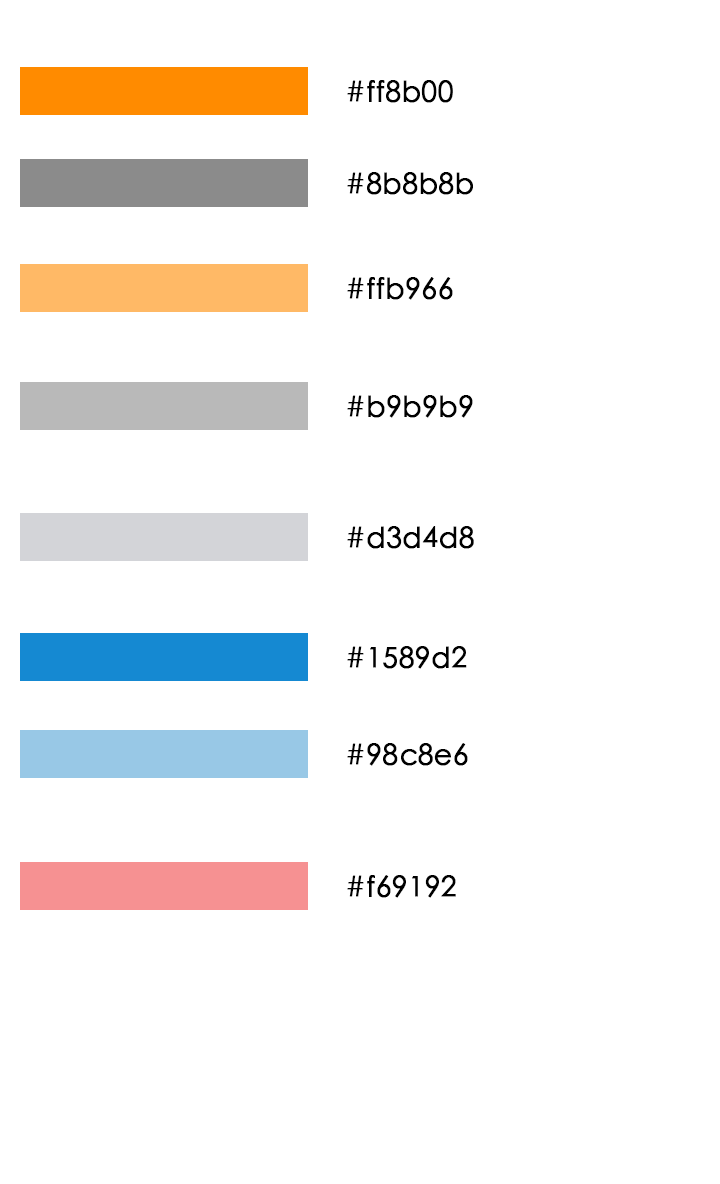
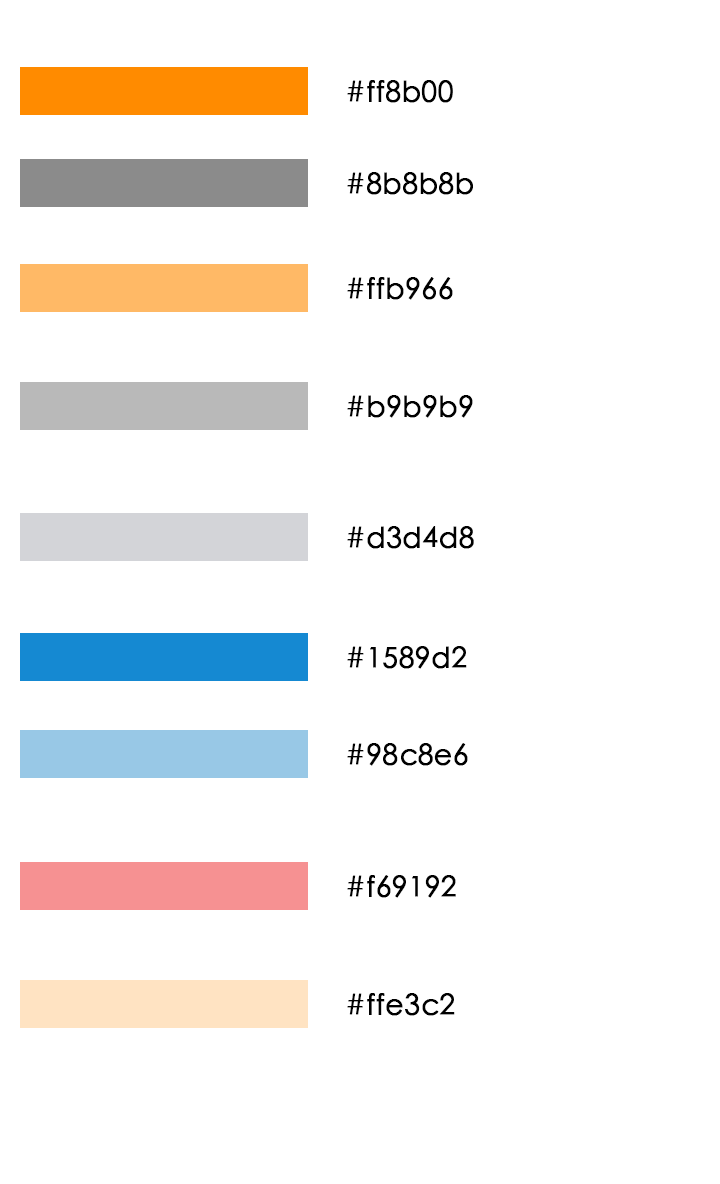
The second 720x1184 image is a revision of the first. Changes to its layers:
added group "组 1 拷贝 8" with 2 layers above "组 1 拷贝 7" over [20, 980, 455, 1028]
added layer "#ffe3c2" in group "组 1 拷贝 8" over [347, 993, 455, 1016]
added layer "ffe3c2" in group "组 1 拷贝 8" over [20, 980, 308, 1028]
